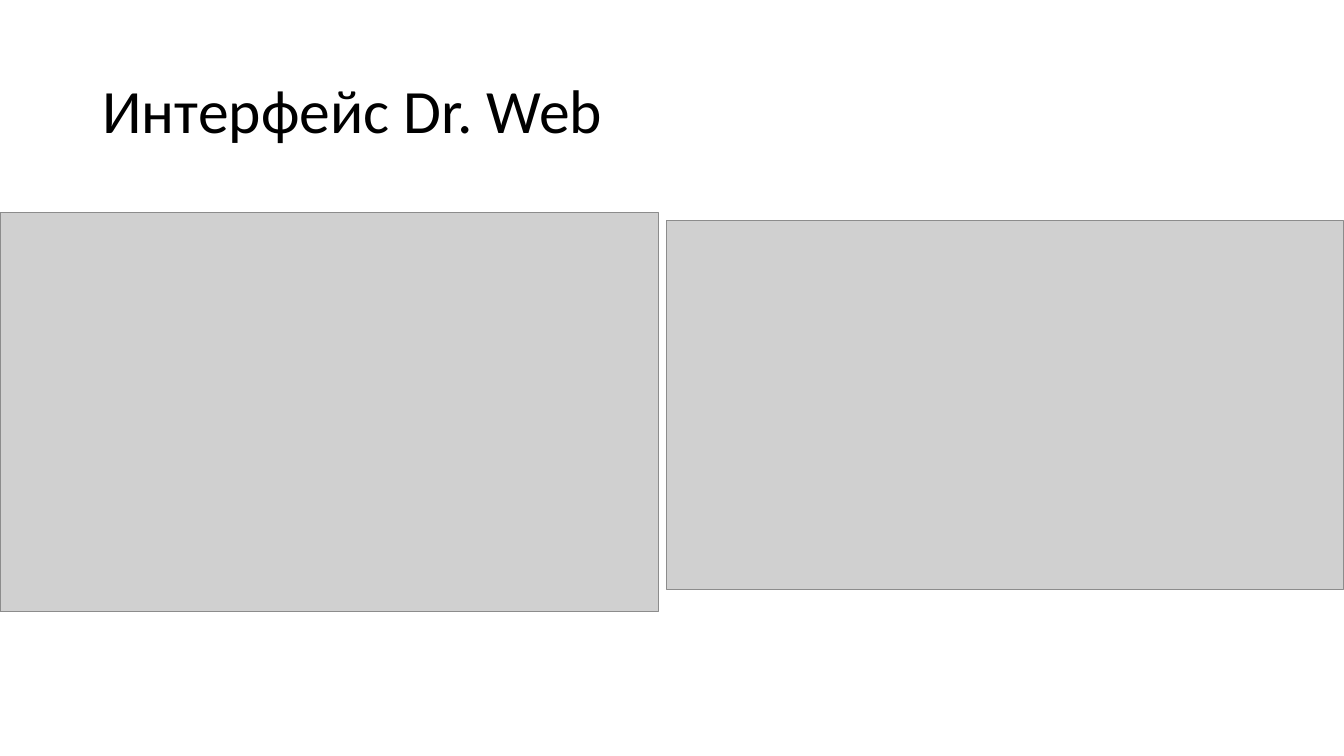
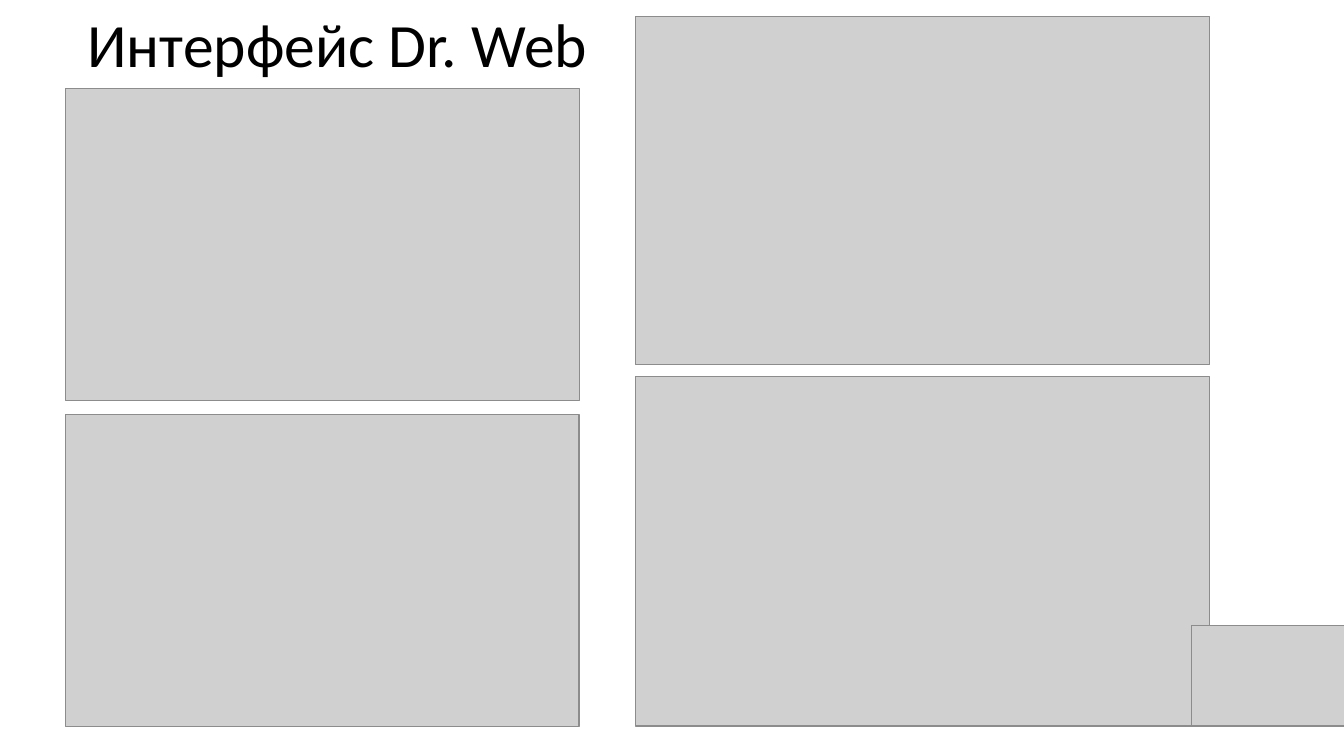
Before and after one commit to Cr1stalUK/UP-04, a slide deck: slide 6 of УП 04.pptx. Drawn at 1344x756 pixels with LibreOffice and Linux fonts; fonts in the diff are those of the drawing; grey boxes stand for pictures; background and template pictures are left out. Boxes give left, top, right and bottom in pixels: in the first picture for what was removed or moved away, otherwise in the second. Text is boxed around its words. In the diff, an @@ line names an element or a change of style, - is before the commit and + after.

```diff
--- a/УП 04.pptx
+++ b/УП 04.pptx
@@ title "Интерфейс Dr. Web": place and size @@
-title "Интерфейс Dr. Web" at [102, 90, 603, 143]
+title "Интерфейс Dr. Web" at [87, 24, 587, 77]
@@ picture added at [635, 16, 1210, 364] @@
@@ picture added at [66, 89, 580, 400] @@
@@ picture removed at [0, 213, 658, 612] @@
@@ picture removed at [667, 221, 1344, 589] @@
@@ picture added at [635, 377, 1210, 727] @@
@@ picture added at [66, 414, 579, 726] @@
@@ picture added at [1192, 626, 1344, 726] @@
```
Also in this commit, not shown: 1 other slide changed.
